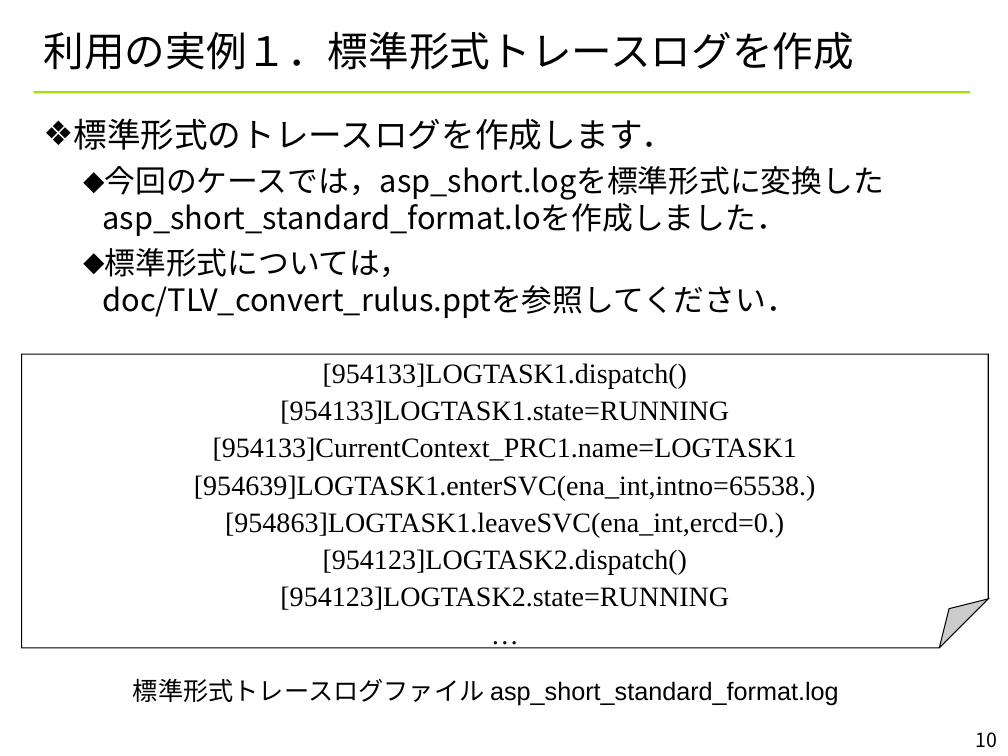
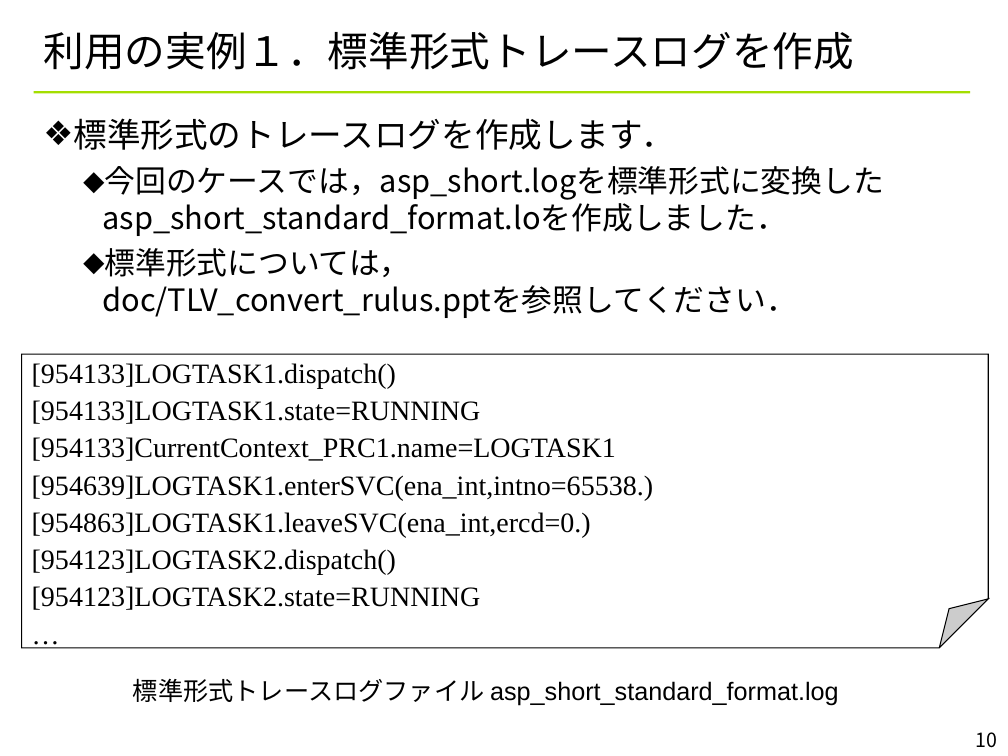
Before and after one commit to YixiaoLi/tlv4mc, a slide deck: slide 10 of doc/converter_manual.ppt. Drawn at 1008x756 pixels with LibreOffice and Linux fonts; fonts in the diff are those of the drawing; background and template pictures are left out. Boxes give left, top, right and bottom in pixels: in the first picture for what was removed or moved away, otherwise in the second. Text is boxed around its words. In the diff, an @@ line names an element or a change of style, - is before the commit and + after.

```diff
--- a/doc/converter_manual.ppt
+++ b/doc/converter_manual.ppt
@@ folded corner "[954133]LOGTASK1.dispatch()" at [22,354,989,647]: alignment centre to left @@
```
Also in this commit, not shown: 2 other slides changed, 1 slide removed.
